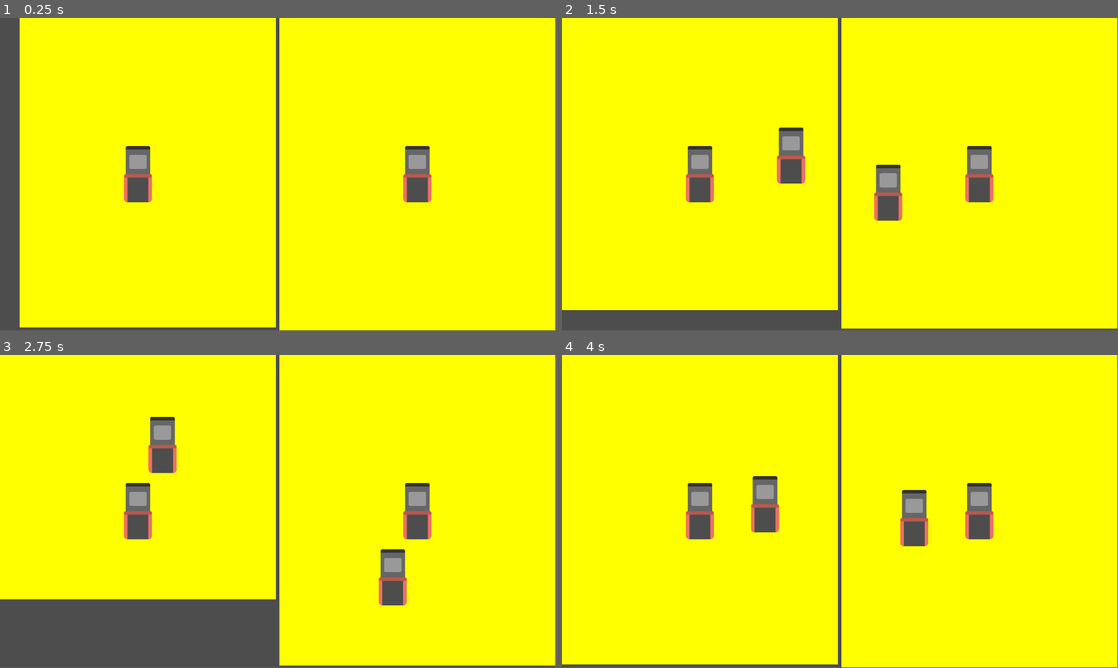
Above: before the commit, frames 1-4 (two rows, left to right).
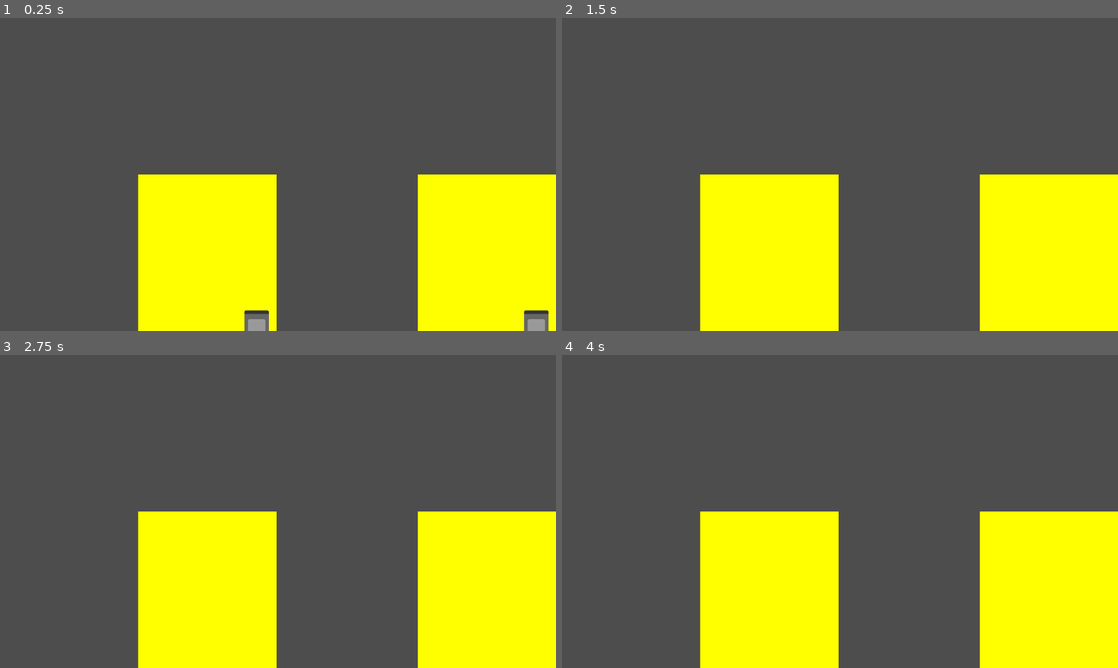
Above: after the commit, the same moments.

Repository: RoboFox031/BlazeShift
Game: Godot game, scene res://Scenes/Tracks/trackLoader.tscn
The game is run twice, just before and just after one commit, with the same random seed, the same clock (stepped at 60 frames per second) and the same inputs. This scene is started directly instead of the project's main scene.
Inputs:
- Up to frame 1 (0.25 s): no input
- Up to frame 2 (1.5 s): tap Enter at 0.5 s; hold D (p1_right) 0.53-1.28 s; tap O (p1_start) at 0.6 s; hold S (p1_down) from 1.28 s (still down); tap Down (p2_down) at 1.35 s
- Up to frame 3 (2.75 s): release S (p1_down) at 2.03 s; hold D (p1_right) from 2.03 s (still down); tap Left (p2_left) at 2.1 s
- Up to frame 4 (4 s): release D (p1_right) at 2.78 s; hold W (p1_up) 2.78-3.53 s; tap Right (p2_right) at 2.85 s; hold A (p1_left) from 3.53 s (still down); tap Up (p2_up) at 3.6 s
In our replay, the window is 799x449 before the commit and 800x450 after it. These sizes can differ from the game's own. Grey fills any space a smaller window leaves; there, only what the larger window draws over its background counts as a difference.

The runs differ from the first frame. In frame 1, 72% of the frame differs, in the area x 3-100%, y 0-100%; in frame 2, 75%; in frame 3, 74%; in frame 4, 75%, in the area x 0-100%, y 0-100%.
Error after the commit: Attempt to call function 'add_child' in base 'null instance' on a null instance. (res://Scripts/Tracks/trackLoader.gd:24)

Commit message:
Track Loading Basics
Started on the code to load tracks. First testing how to instantiate a test track into the trackLoader Scene

Diff:
--- a/Scenes/Tracks/trackLoader.tscn
+++ b/Scenes/Tracks/trackLoader.tscn
@@ -1,7 +1,6 @@
-[gd_scene load_steps=3 format=3 uid="uid://cumywcavpuxlb"]
+[gd_scene load_steps=2 format=3 uid="uid://cumywcavpuxlb"]
 
 [ext_resource type="Script" path="res://Scripts/Tracks/trackLoader.gd" id="1_txhea"]
-[ext_resource type="PackedScene" uid="uid://dp3aibcv01wc3" path="res://Scenes/Testing/testing_racetrack.tscn" id="2_p2fae"]
 
 [node name="trackLoader" type="Node2D"]
 script = ExtResource("1_txhea")
@@ -20,8 +19,6 @@
 
 [node name="camera2d" type="Camera2D" parent="hSplitContainer/subViewportContainer/subViewport"]
 
-[node name="RaceTrackTesting" parent="hSplitContainer/subViewportContainer/subViewport" instance=ExtResource("2_p2fae")]
-
 [node name="subViewportContainer2" type="SubViewportContainer" parent="hSplitContainer"]
 layout_mode = 2
 
@@ -31,5 +28,3 @@
 render_target_update_mode = 4
 
 [node name="camera2d" type="Camera2D" parent="hSplitContainer/subViewportContainer2/subViewport"]
-
-[editable path="hSplitContainer/subViewportContainer/subViewport/RaceTrackTesting"]
--- a/Scripts/Tracks/trackLoader.gd
+++ b/Scripts/Tracks/trackLoader.gd
@@ -1,4 +1,6 @@
 extends Node2D
+
+const testTrack = preload("res://Scenes/Testing/testing_racetrack.tscn")
 
 @onready var players := {
 	"1": {
@@ -13,6 +15,8 @@
 }
 # Called when the node enters the scene tree for the first time.
 func _ready():
+	var track = testTrack.instantiate()
+	players['1'].viewport.add_child(track)
 	players['2'].viewport.world_2d = players['1'].viewport.world_2d
 	for node in players.values():
 		var remote_transform := RemoteTransform2D.new()
--- a/project.godot
+++ b/project.godot
@@ -20,8 +20,8 @@
 window/size/viewport_width=1920
 window/size/viewport_height=1080
 window/size/mode=3
-window/size/resizable=false
 window/size/borderless=true
+window/stretch/mode="viewport"
 
 [editor]
 
